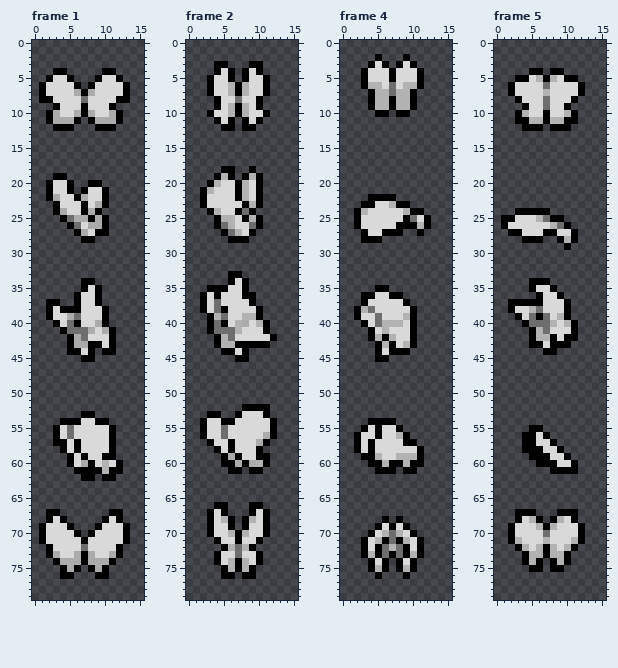
File history of a pixel-art file, assets/texture/butterfly_16px/butterfly.aseprite. Above: the version before the commit.
16x80 pixels, 5 frames. Shown: frame 1, frame 2, frame 4, frame 5. The commit also changed other frames, which this record leaves out.
The result:
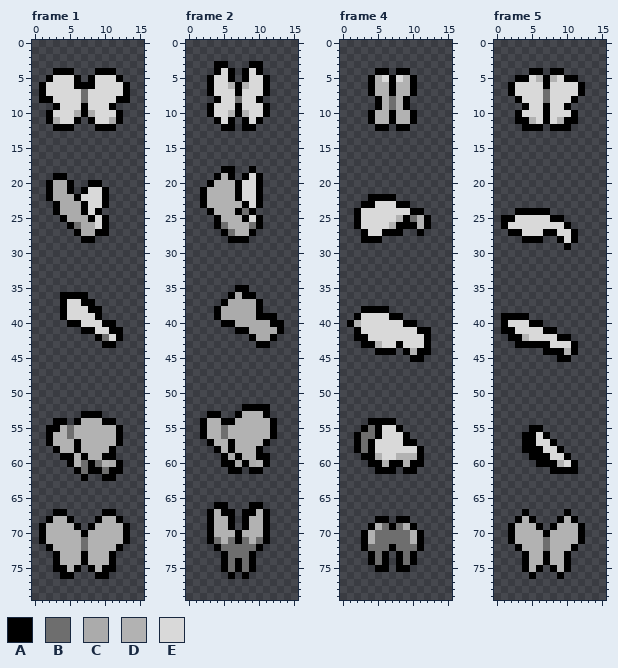
Palette (. is transparent): A #000000  B #6e6e6e  C #ababab  D #b2b2b2  E #d9d9d9
The author wrote: upd ase WIP
What changed:
Frame 1, layer "spritesheet":
y 4: x 5 . -> A; x 9 . -> A
y 5: x 5..6 A. -> EA; x 8..9 .A -> AE
y 6: x 7 . -> A
y 7: x 6..8 CAC -> EBE
y 10: x 3 C -> E; x 11 C -> E
y 11: x 4..5 CC -> EE; x 9..10 CC -> EE
y 20..21: x 3..4 EE -> CC
y 22: x 4..5 EE -> CC; x 7 C -> E
y 23: x 4..6 EEE -> CCC; x 9 C -> E
y 24: x 5..6 EE -> CC; x 8 C -> E
y 25: x 5 B -> C; x 9 C -> E
y 26: x 7 E -> C; x 9 C -> E
y 27: x 8 E -> C
y 34: x 7..8 AA -> ..
y 35: x 7..9 AEA -> ...
y 36: x 4..5 .. -> AA; x 7..9 EEA -> A..
y 37: x 2..9 AA..AEEA -> ..AEEAA.
y 38: x 2..3 AE -> ..; x 5..6 AA -> EE; x 8..10 EEA -> AA.
y 39: x 2..6 AEECB -> ..AEE; x 9..10 EA -> A.
y 40: x 3..5 AEB -> ..A; x 9 C -> E; x 11 . -> A
y 41: x 4..8 ABBBC -> ...AA; x 10 C -> E; x 12 . -> A
y 42: x 5..12 ACBEEEA. -> ....ABEA
y 43: x 5..10 ACCAAE -> .....A
y 44: x 5..8 AAEA -> ....; x 10..11 AA -> ..
y 45: x 7..8 AA -> ..
y 53: x 9 . -> A
y 54: x 3 . -> A; x 5 A -> .; x 7..9 EEA -> DDD; x 11 . -> A
y 55: x 2 . -> A; x 4 E -> D; x 6..12 EEEEEA. -> DDDDDDA
y 56: x 2..4 .AE -> ADD; x 6..12 EEEEEA. -> DDDDDDA
y 57: x 2..5 .AAE -> ADDD; x 7..12 EEEEA. -> DDDDDA
y 58: x 3..5 .AE -> ADD; x 7..10 EEEE -> DDDD
y 59: x 4 . -> A; x 6 E -> D; x 8..9 EE -> DD
y 60: x 6..7 EC -> DB; x 9 E -> B; x 11 E -> C
y 61: x 7 A -> B; x 10 D -> B
y 62: x 8 A -> .
y 67: x 2 A -> .; x 4 . -> A; x 10 . -> A; x 12 A -> .
y 68: x 3..5 EA. -> DDA; x 9..11 .AE -> ADD
y 69: x 2..6 EEEA. -> DDDDA; x 8..12 .AEEE -> ADDDD
y 70: x 2..12 EEEEA.AEEEE -> DDDDDADDDDD
y 71: x 2..12 EEEEEAEEEEE -> DDDDDBDDDDD
y 72: x 3..6 EEEE -> DDDD; x 8..11 EEEE -> DDDD
y 73: x 2..6 ACEEC -> .ADDD; x 8..12 CEECA -> DDDA.
y 74: x 4..6 CCC -> DDD; x 8..10 CCC -> DDD
y 75: x 3 . -> A; x 5 C -> D; x 9 C -> D; x 11 . -> A
Frame 2, layer "spritesheet":
y 7: x 6 D -> E; x 8 D -> E
y 9: x 3..4 .A -> AE; x 6 D -> E; x 8 D -> E; x 10..11 A. -> EA
y 19: x 9 D -> E
y 20: x 5..6 EE -> DD; x 8 D -> E
y 21: x 4..6 EEE -> DDD; x 8 D -> E
y 22: x 3..6 EEEE -> DDDD; x 8 D -> E
y 23: x 3..7 EEEEE -> DDDDD; x 9 D -> E
y 24: x 5..6 EE -> DD
y 25: x 7 E -> D; x 9 D -> E
y 26: x 7..8 EE -> DD
y 27: x 8 E -> D
y 33: x 6..7 AA -> ..
y 34: x 6..8 AEA -> ...
y 35: x 3..7 AAAEE -> ....A
y 36: x 2..7 AEAEEE -> ....AC
y 37: x 2..10 AEBEEEEA. -> ...ACCCCA
y 38: x 2..9 AEBAEEEE -> ..ACCCCC
y 39: x 3..9 ADBEEDD -> .ACCCCC; x 11..12 .. -> AA
y 40: x 3..4 AB -> ..; x 6..7 ED -> AC; x 9..13 EDA.. -> CCCAA
y 41: x 3..13 ABBBDEEEA.. -> ....AACCCCA
y 42: x 4..11 ADBEEEEE -> .....ACC
y 43: x 4..9 ADDAAA -> ......
y 44: x 5..8 AAEA -> ....
y 45: x 7..8 AA -> ..
y 53: x 8..10 EEE -> DDD
y 54: x 3..4 EE -> DD; x 7..11 EEEEE -> DDDDD
y 55: x 3..4 EE -> DD; x 6..11 EEEEEE -> DDDDDD
y 56: x 3..4 EE -> DD; x 6..11 EEEEEC -> DDDDDD
y 57: x 4..5 EE -> DD; x 7..10 EEEC -> DDDD
y 58: x 5 E -> D; x 7..9 EEE -> DDD
y 59: x 8..9 EE -> DD
y 67: x 4 E -> D; x 6 . -> A; x 8 . -> A; x 10 E -> D
y 68: x 4 E -> D; x 10 E -> D
y 69..70: x 4..5 EE -> DD; x 9..10 EE -> DD
y 71: x 3..6 .AEE -> ABDB; x 8..11 EEA. -> BDBA
y 72: x 4..6 .AD -> ABB; x 8..10 DA. -> BBA
y 73: x 4..6 AEE -> .AB; x 8..10 EEA -> BA.
y 74: x 4..6 AED -> .AB; x 8..10 DEA -> BA.
y 75: x 6 D -> B; x 8 D -> B
y 76: x 5 A -> .; x 9 A -> .
Frame 4, layer "spritesheet":
y 2: x 5 A -> .; x 9 A -> .
y 3: x 4..6 AEA -> ...; x 8..10 AEA -> ...
y 4: x 3..11 AEEEAEEEA -> ..AA.AA..
y 5: x 3..5 AEE -> .AD; x 9..11 EEA -> DA.
y 6: x 3..4 AD -> .A; x 6..8 EBE -> DAD; x 10..11 DA -> A.
y 7: x 7 B -> A
y 8..9: x 4..5 AD -> .A; x 7 A -> B; x 9..10 DA -> A.
y 10: x 4..10 .AA.AA. -> ADDADDA
y 11: x 4..10 ....... -> ADDADDA
y 12: x 5..6 .. -> AA; x 8..9 .. -> AA
y 23: x 7 D -> E
y 24: x 3 D -> E; x 9 D -> E
y 25: x 8 E -> D; x 11 E -> D
y 26: x 7 E -> D
y 35: x 5..6 AA -> ..
y 36: x 3..8 AAEEAA -> ......
y 37: x 3..9 AEEEEEA -> .......
y 38: x 2..10 ADBEEEEEA -> .AAAA....
y 39: x 5 B -> E; x 7..10 EEDA -> AA..
y 40: x 1..3 ..A -> ADE; x 5..9 BDDDE -> EEEEA
y 41: x 2..4 ..A -> AEE; x 6 D -> E; x 10..12 A.. -> EAA
y 42: x 2..7 ..ADAD -> AAEEEE; x 10..12 A.. -> EEA
y 43: x 3..12 ..ADAEDA.. -> AADEEAEEEA
y 44: x 6 E -> A; x 8 A -> .; x 10..12 ... -> DAA
y 45: x 5..6 AA -> ..; x 10..11 .. -> AA
y 55: x 4 E -> B
y 56: x 3..4 EE -> BB; x 8 D -> E
y 57..58: x 3 E -> B
y 68: x 5 . -> A; x 9 . -> A
y 69: x 4..6 .AE -> ADB; x 8..10 EA. -> BDA
y 70: x 3..6 .AED -> ADBB; x 8..11 DEA. -> BBDA
y 71: x 4..6 EDA -> DBB; x 8..10 ADE -> BBD
y 72: x 4..5 EA -> BB; x 7 D -> A; x 9..10 AE -> BB
y 73: x 3..11 ADABABADA -> .ABA.ABA.
y 74: x 5 E -> B; x 9 E -> B
y 75: x 4..5 AD -> .A; x 9..10 DA -> A.
y 76: x 5 A -> .; x 9 A -> .
Frame 5, layer "spritesheet":
y 6: x 7 B -> A
y 7: x 7 D -> B
y 9: x 7 B -> A
y 10: x 4 D -> E; x 10 D -> E
y 11: x 6 D -> E; x 8 D -> E
y 25: x 6..7 DB -> EE
y 26: x 8..9 DB -> EE
y 28: x 10 D -> E
y 34: x 5..7 AAA -> ...
y 35: x 5..8 AEEA -> ....
y 36: x 6..9 AEEA -> ....
y 37: x 2..10 AAAAAEEEA -> .........
y 38: x 2..10 AEEDBEEEA -> .........
y 39: x 1..2 .. -> AA; x 4..10 EBABEDA -> A......
y 40: x 1..11 ...ABBBDEDA -> AEEEAA.....
y 41: x 1..11 ....ADBEEEA -> AAEEEEAA...
y 42: x 2..9 ...ADDAE -> AADEEEEA; x 11 A -> .
y 43: x 3..4 .. -> AA; x 7..11 EAAA. -> AEEEA
y 44: x 9..11 ... -> ADA
y 45: x 9..10 .. -> AA
y 60: x 9 E -> D
y 67: x 3 A -> .; x 5 A -> .; x 9 A -> .; x 11 A -> .
y 68: x 4..6 EDA -> DA.; x 8..10 ADE -> .AD
y 69: x 3..11 EEEDADEEE -> DDDA.ADDD
y 70: x 3..11 EEEEBEEEE -> DDDDADDDD
y 71: x 4..10 EEEDEEE -> DDDBDDD
y 72: x 5 E -> D; x 7 A -> B; x 9 E -> D
y 74: x 6..8 A.A -> DAD
y 75: x 4..5 .A -> AD; x 9..10 A. -> DA
y 76: x 5 . -> A; x 9 . -> A
